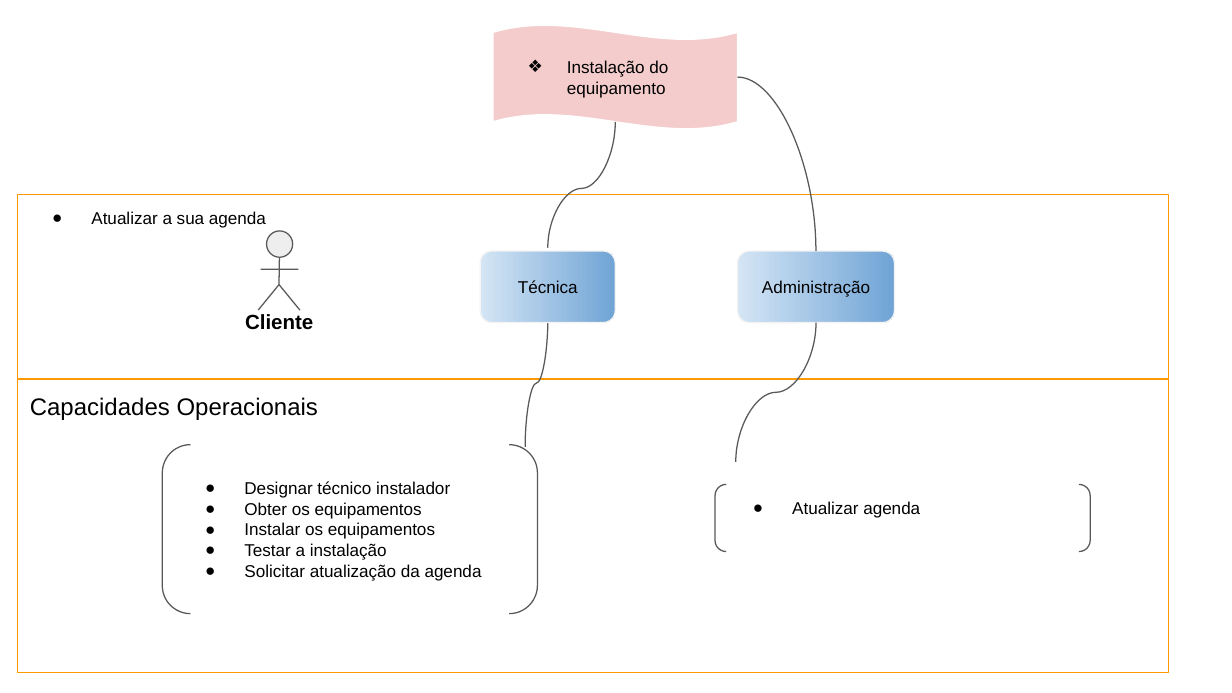
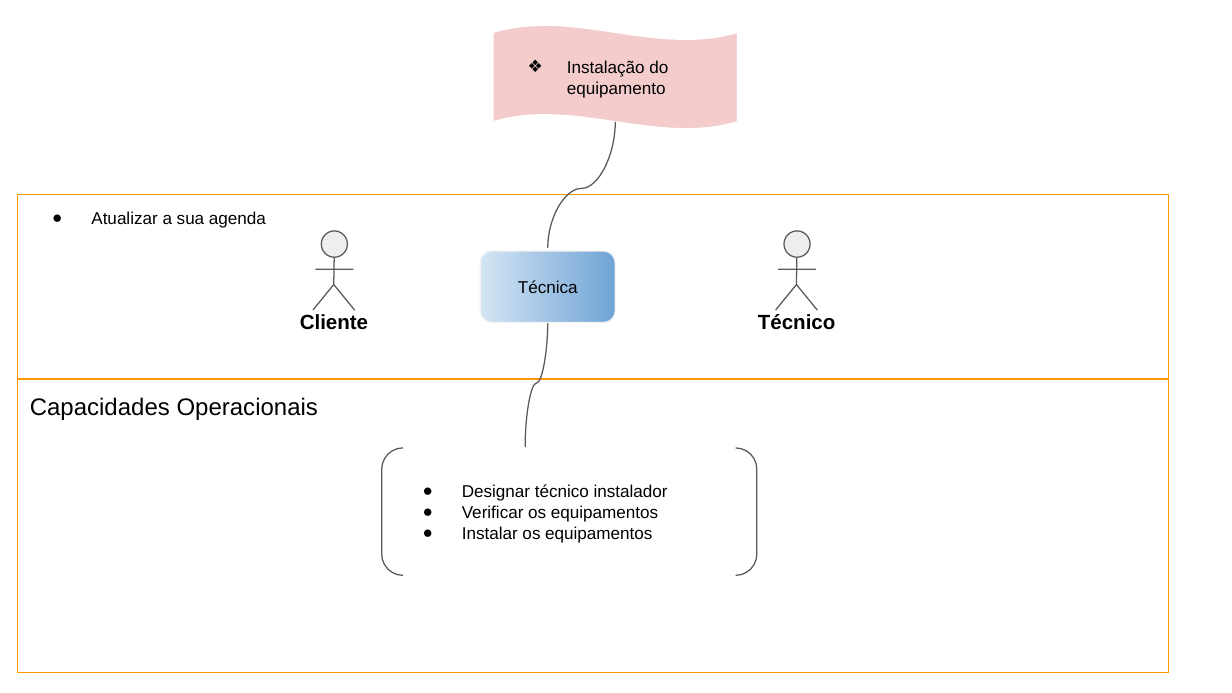
Before and after one commit to somosafsociety/Eng-Soft-EC2A, a slide deck: slide 3 of 15. Arquitetura de Negócio para cada Cenário.pptx. Drawn at 1232x693 pixels with LibreOffice and Linux fonts; fonts in the diff are those of the drawing. Boxes give left, top, right and bottom in pixels: in the first picture for what was removed or moved away, otherwise in the second. Text is boxed around its words. In the diff, an @@ line names an element or a change of style, - is before the commit and + after.

```diff
--- a/15. Arquitetura de Negócio para cada Cenário.pptx
+++ b/15. Arquitetura de Negócio para cada Cenário.pptx
@@ curved line removed from (816, 251) to (738, 78) @@
@@ 4 freeform shapes, 1 text, 1 ellipse: place and size @@
-4 freeform shapes, 1 text, 1 ellipse at bbox=[245, 230, 313, 330]
+4 freeform shapes, 1 text, 1 ellipse at bbox=[300, 230, 368, 330]
@@ rounded rectangle removed at bbox=[738, 251, 894, 323] @@
-Administração
@@ curved line removed from (816, 323) to (736, 462) @@
@@ group added at bbox=[758, 230, 835, 330]: 4 freeform shapes, 1 ellipse, 1 text @@
+Técnico
@@ bracket pair "Designar técnico instalador": place and size @@
-bracket pair "Designar técnico instalador" at bbox=[163, 445, 537, 614]
+bracket pair "Designar técnico instalador" at bbox=[382, 448, 756, 575]
@@ text in bracket pair at bbox=[462, 505, 658, 522]: text changed @@
-● Obter os equipamentos
+● Verificar os equipamentos
@@ bracket pair removed at bbox=[715, 484, 1089, 552] @@
-● Atualizar agenda
@@ text in bracket pair at bbox=[244, 543, 482, 581]: paragraphs removed @@
-● Testar a instalação
-● Solicitar atualização da agenda
```
Also in this commit, not shown: 3 other slides changed, 6 other files.
